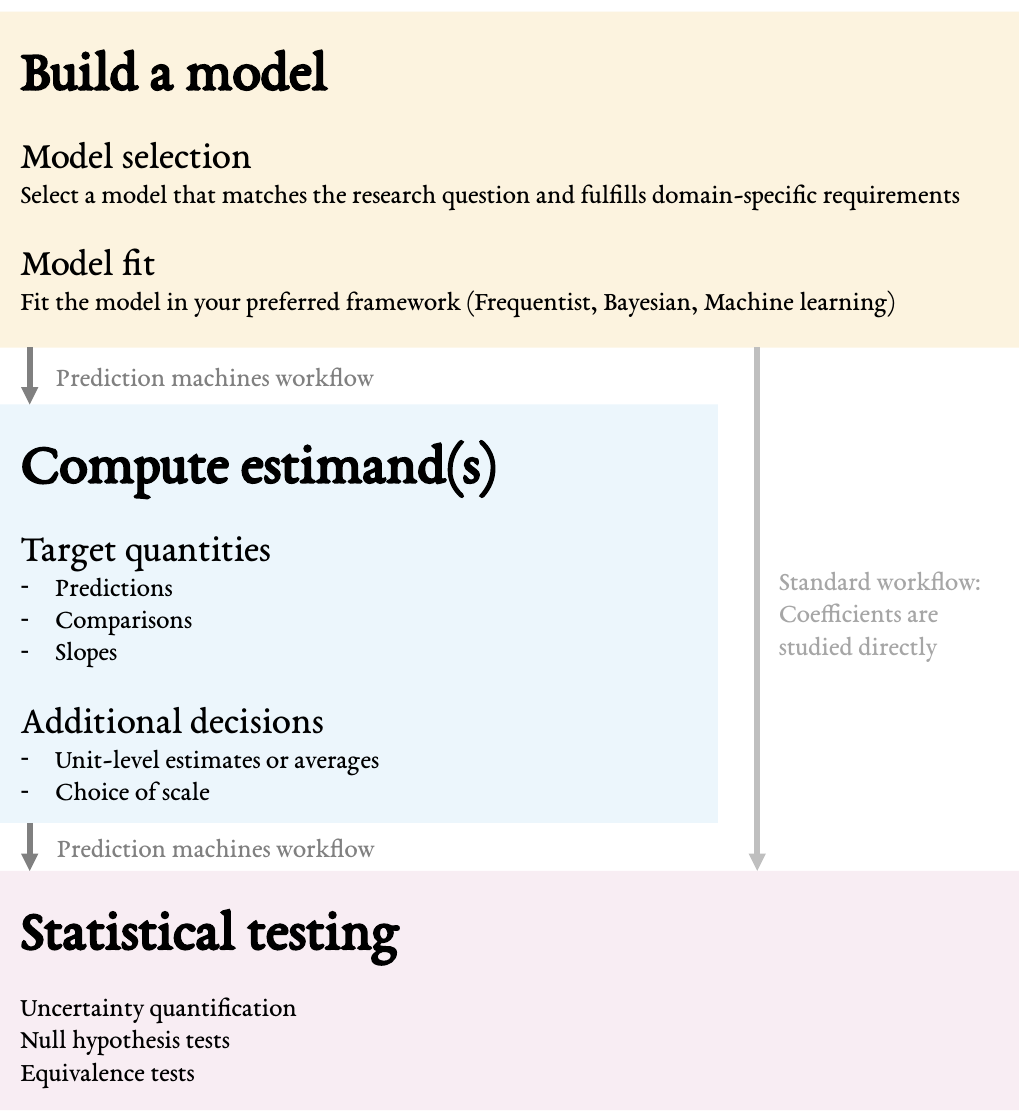
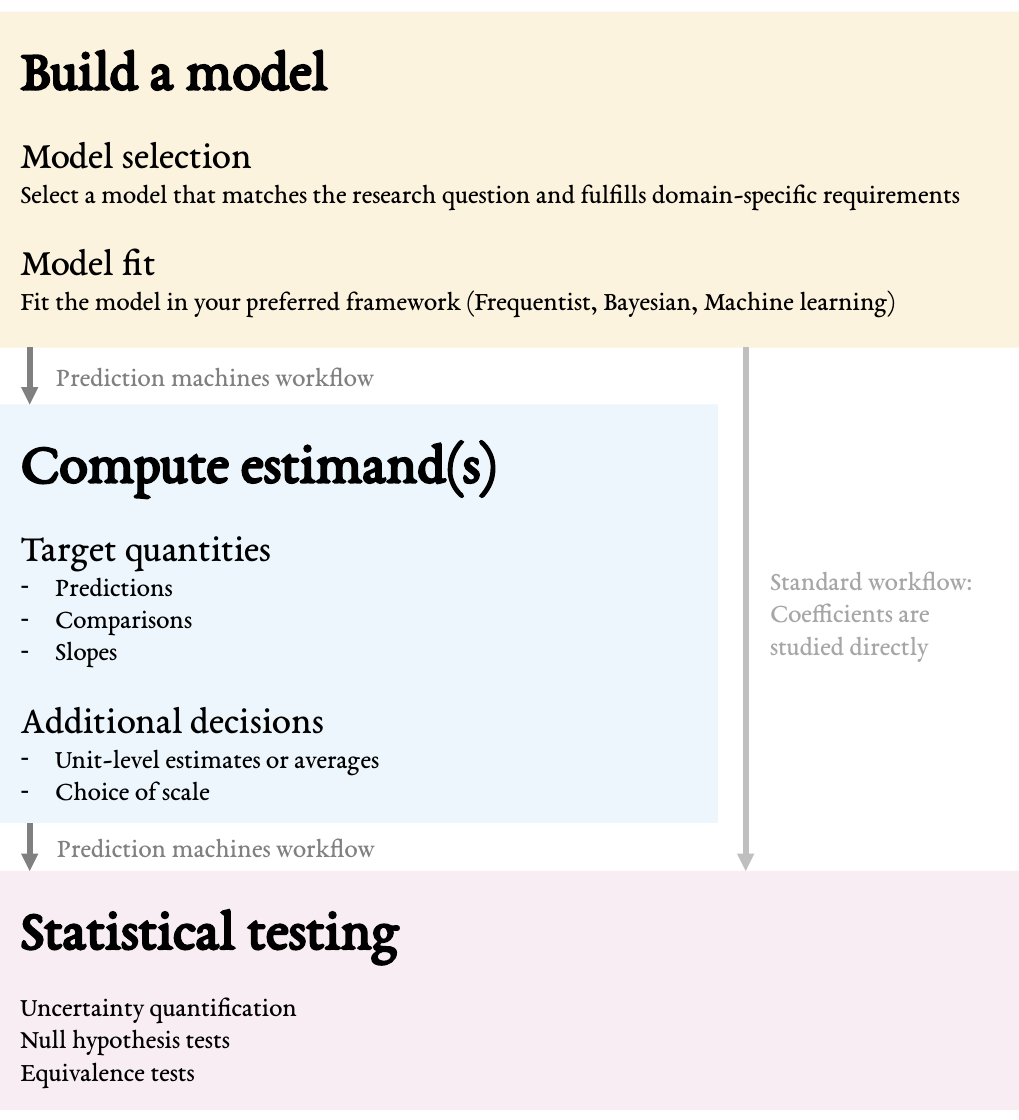
Before and after one commit to j-rohrer/marginal-psych, a slide deck: slide 1 of plots/workflow.pptx. Drawn at 1019x1120 pixels with LibreOffice and Linux fonts; fonts in the diff are those of the drawing. Boxes give left, top, right and bottom in pixels: in the first picture for what was removed or moved away, otherwise in the second. Text is boxed around its words. In the diff, an @@ line names an element or a change of style, - is before the commit and + after.

Commit message:
Update workflow figure

```diff
--- a/plots/workflow.pptx
+++ b/plots/workflow.pptx
@@ arrow moved from (757, 348) - (757, 871) to (745, 348) - (745, 871) @@
@@ text "Standard workflow:": place and size @@
-text "Standard workflow:" at [779, 571, 981, 661]
+text "Standard workflow:" at [770, 571, 972, 661]
```
Also in this commit, not shown: 3 other files.
